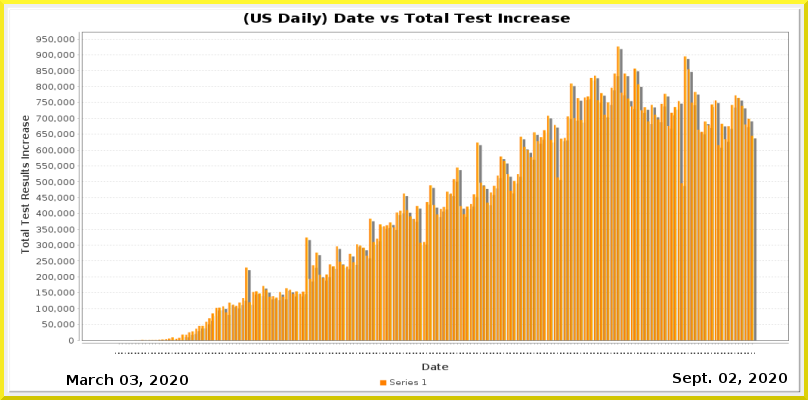
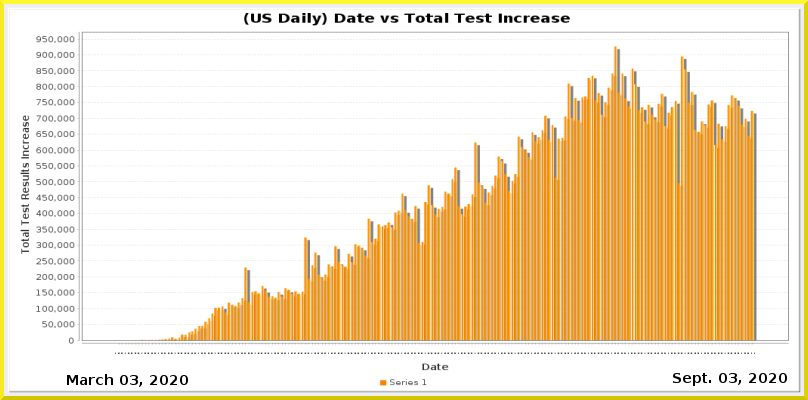
Revision of a layered 808x400 image; what changed, layer by layer:
painted on "Current Date" over (729, 373, 737, 383)
painted on "Date_vs_TestIncrease.png" over (141, 46, 757, 354)
